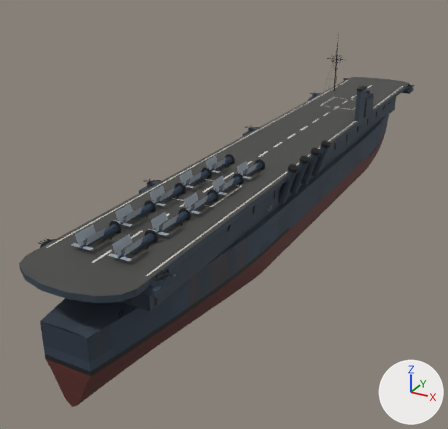
A saved change to the glTF model assets/models/independence.glb.
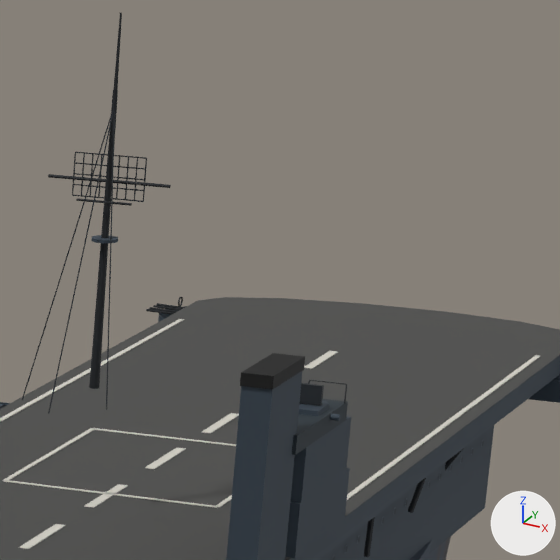
There are two pictures of each version: one whole from a 50 mm camera at (63.0, -155.9, 64.6) aimed at (-13.2, -17.4, -4.6), one close up on the part from 71% to 91% of the width and 7% to 27% of the height. The axes (+X, +Y, +Z) are drawn at lower right. The lights are the same throughout. The first two pictures are the older version. Where no turn or scale is listed for an object, it has been applied to the vertices. Vertices at exactly the same position are counted once.

Names of what the first close-up shows: 'Director', 'Hull' and 1 more.
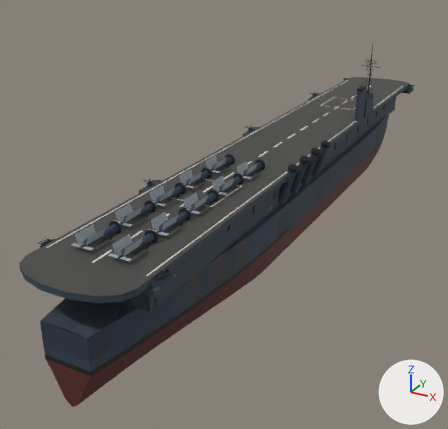
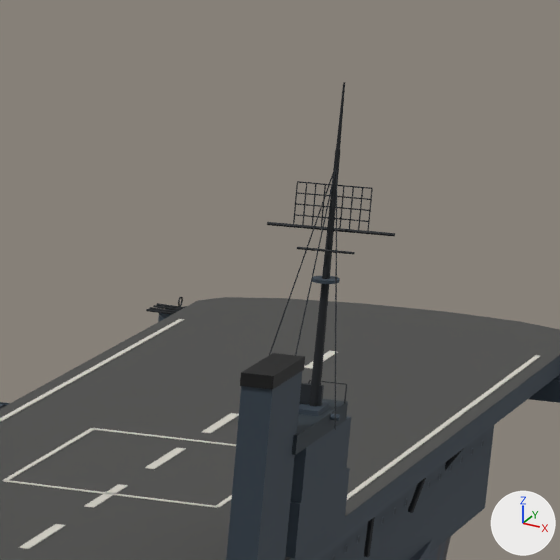
The change, as a diff of the scene's bpy script:
```diff
--- a/assets/models/independence.glb.py
+++ b/assets/models/independence.glb.py
@@ me_hull @@
 # used by ob_hull; location = (0.0, 0.0, 0.0)
-me_hull.from_pydata(...)  # 12026 vertices, 17106 faces; spans x -15.0..14.0, y -96.0..95.0, z -8.0..40.0
+me_hull.from_pydata(...)  # 12025 vertices, 17106 faces; spans x -15.0..14.0, y -96.0..95.0, z -8.0..37.0
+# me_hull part 1
+# 70 vertices are removed from x -3.0..3.0, y 29.0..31.0, z 29.0..36.0
+# 245 faces are deleted
+# 30 vertices in x -2.0..2.0, y 30.0..31.0, z 29.0..35.0 move by (11.0, 0.0, -1.0)
+# 17 vertices in x 0.0, y 30.0, z 36.0 move by (11.0, 0.0, -2.0)
+# 16 vertices in x -2.0..2.0, y 26.0..30.0, z 22.0..33.0 move by (11.0, 0.0, 0.0)
+# 15 vertices in x -2.0..2.0, y 30.0, z 33.0..40.0 move by (11.0, 0.0, -3.0)
+# 8 vertices in x -2.0..2.0, y 30.0, z 31.0 move by (11.0, 0.0, 1.0)
+# 7 vertices in x -1.0..1.0, y 30.0, z 29.0..33.0 move by (10.0, 0.0, -1.0)
+# 53 vertices move from x -3.0..3.0, y 24.0..31.0, z 22.0..35.0 to x 8.0..14.0, y 25.0..31.0, z 22.0..34.0
+# 69 vertices are added at x 8.0..14.0, y 29.0..31.0, z 28.0..33.0
+# 36 new faces join them, mat_paint_1b1f23 (black #1b1f23)
+# 174 new faces join them, mat_paint_20262c (black #20262c)
+# 35 new faces join them, mat_paint_36434f (dark blue #36434f)
 me_hull.materials.append(mat_paint_5a2a24)
```

Where the change shows, as pixel boxes (x1, y1, x2, y2) in the close-ups (560 x 560 px; the box of a moved part takes in the faces that stretch with it):
'Hull', reshaped: before (0, 13, 560, 560); after (0, 82, 560, 560)
part 1 of me_hull, moved or reshaped: before (22, 13, 171, 414); after (267, 82, 395, 430)
